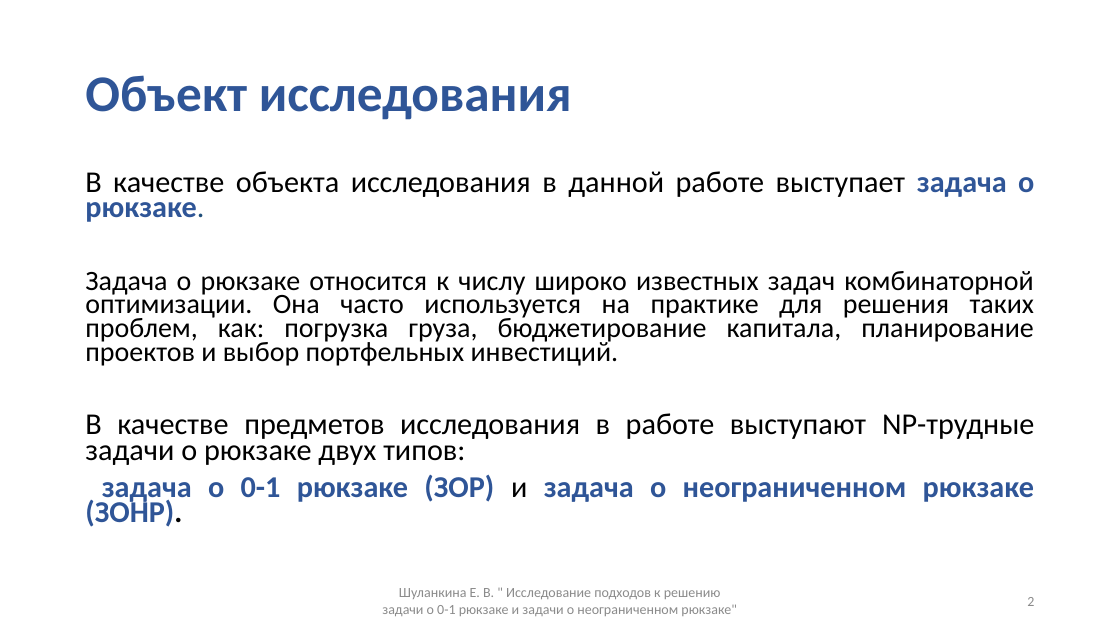
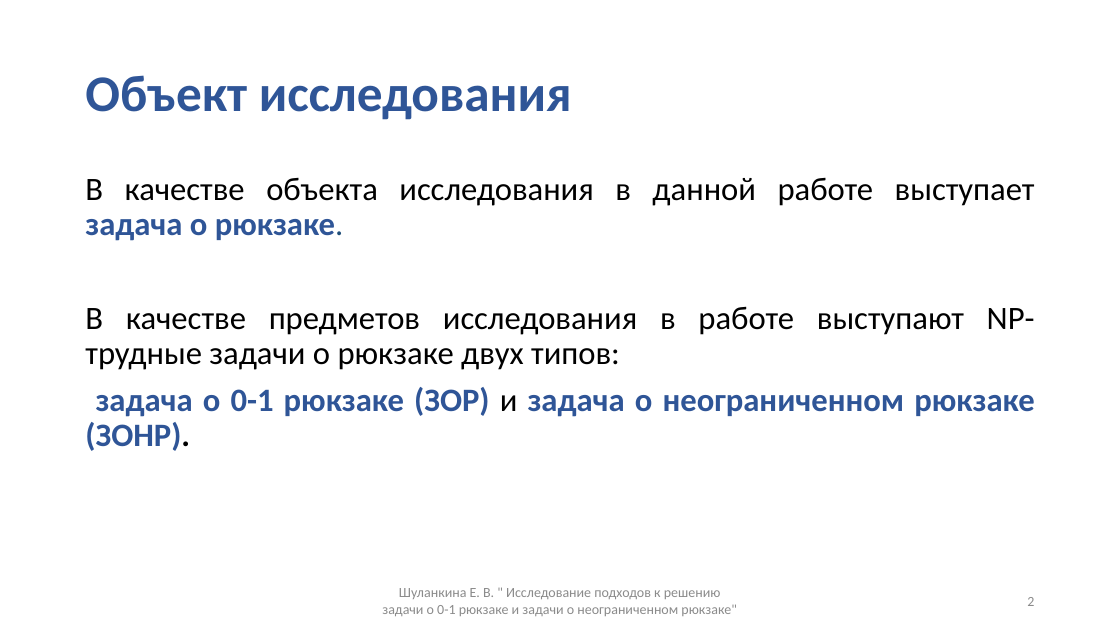
Before and after one commit to ElizJogar/Knapsack-Problems, a slide deck: slide 2 of docs/master_diploma.pptx. Drawn at 1120x630 pixels with LibreOffice and Linux fonts; fonts in the diff are those of the drawing. Boxes give left, top, right and bottom in pixels: in the first picture for what was removed or moved away, otherwise in the second. Text is boxed around its words. In the diff, an @@ line names an element or a change of style, - is before the commit and + after.

```diff
--- a/docs/master_diploma.pptx
+++ b/docs/master_diploma.pptx
@@ text "В качестве объекта исследования в ..." at (85,177,1035,451): size 25.9 to 28 pt; line spacing 0.7 to 0.9 @@
@@ text at (85,271,1034,366): paragraph removed @@
-Задача о рюкзаке относится к числу широко известных задач комбинаторной оптимизации. Она часто используется на практике для решения таких проблем, как: погрузка груза, бюджетирование капитала, планирование проектов и выбор портфельных инвестиций.
```
Also in this commit, not shown: 5 other slides changed, 2 other files.
